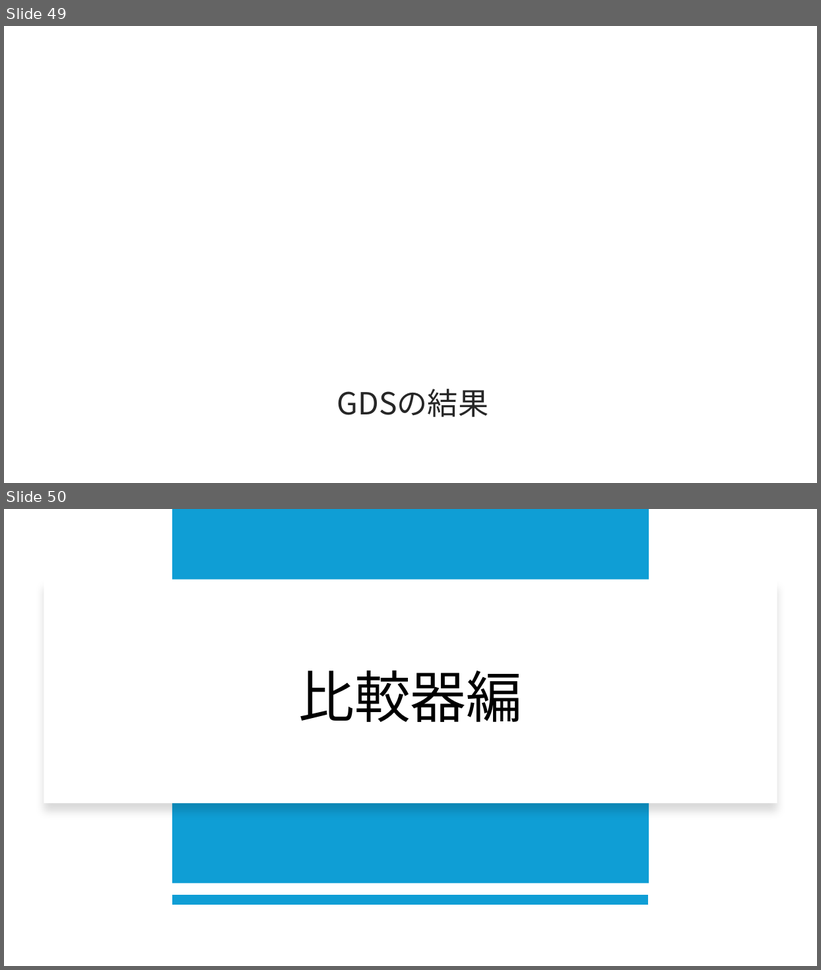
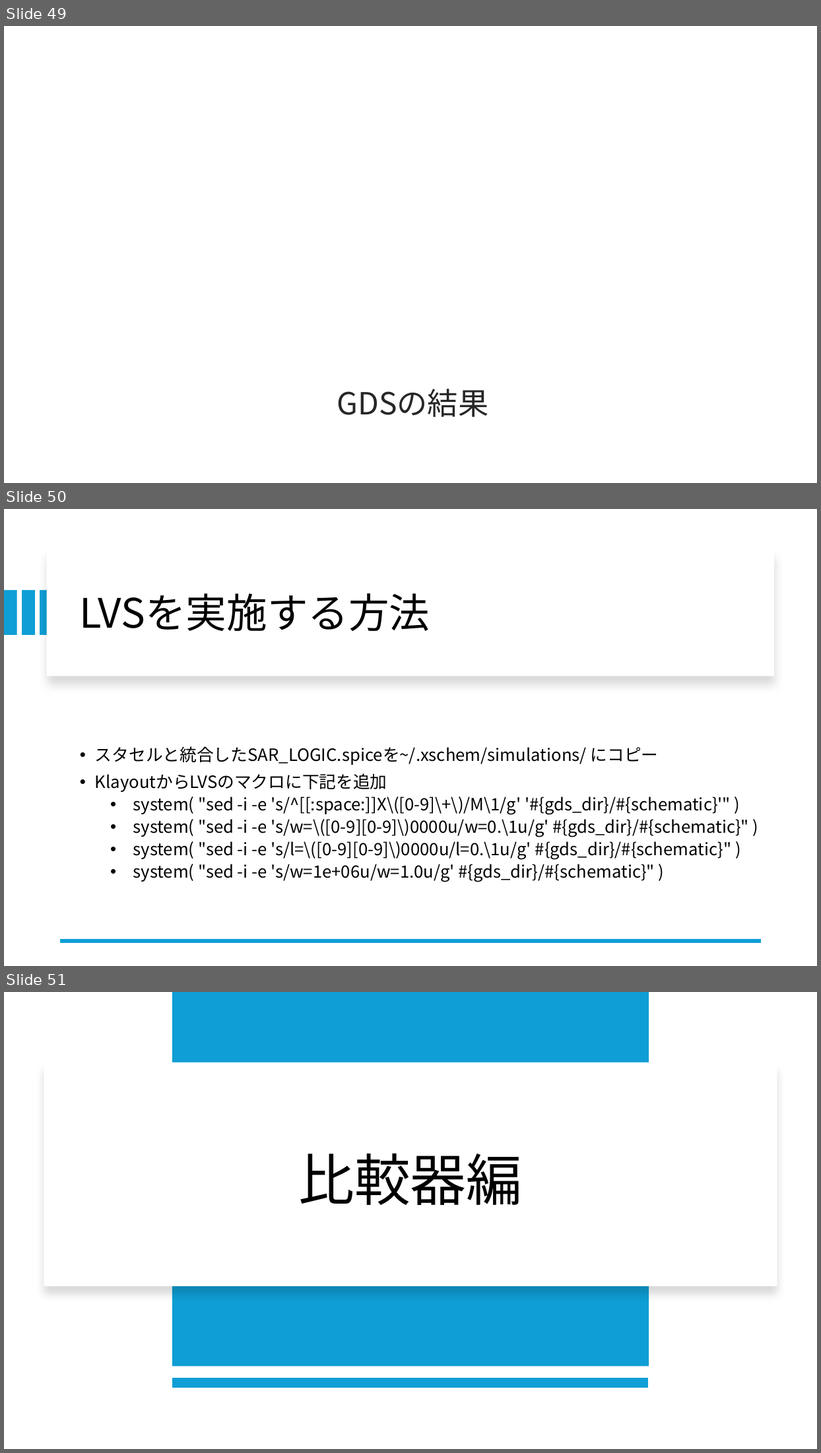
Before and after one commit to ishi-kai/openmpw-transistor-level-examples, a slide deck: SKY130/docs/SAR-ADC_SKY130.pptx. Shown one above the other, each under a label of ours: slides 49 and 50 before the commit, slides 49, 50 and 51 after it. The pictures are 821x970 and 821x1453 pixels, drawn with LibreOffice and Linux fonts; fonts in the diff are those of the drawing; background and template pictures are left out. Boxes give left, top, right and bottom in pixels: in the first picture for what was removed or moved away, otherwise in the second. Text is boxed around its words. In the diff, an @@ line names an element or a change of style, - is before the commit and + after.

```diff
--- a/SKY130/docs/SAR-ADC_SKY130.pptx
+++ b/SKY130/docs/SAR-ADC_SKY130.pptx
@@ slide 50 added at [4,509,817,966], background #FFFFFF @@
@@ rectangle added at [47,550,774,676], fill #FFFFFF @@
@@ rectangle added at [4,590,17,635], fill #0F9ED5 @@
@@ rectangle added at [22,590,34,635], fill #0F9ED5 @@
@@ rectangle added at [40,590,53,635], fill #0F9ED5 @@
@@ title added at [80,593,430,631], 48 pt, text #000000 @@
+LVSを実施する方法
@@ text added at [95,747,749,883], 20 pt, text #000000 @@
+• スタセルと統合したSAR_LOGIC.spiceを~/.xschem/simulations/ にコピー
+• KlayoutからLVSのマクロに下記を追加
+  • system( "sed -i -e 's/^[[:space:]]X\([0-9]\+\)/M\1/g' '#{gds_dir}/#{schematic}'" )
+  • system( "sed -i -e 's/w=\([0-9][0-9]\)0000u/w=0.\1u/g' #{gds_dir}/#{schematic}" )
+  • system( "sed -i -e 's/l=\([0-9][0-9]\)0000u/l=0.\1u/g' #{gds_dir}/#{schematic}" )
+  • system( "sed -i -e 's/w=1e+06u/w=1.0u/g' #{gds_dir}/#{schematic}" )
@@ line added from (762, 941) to (60, 941), #0F9ED5 4.5 pt @@
@@ what was slide 50 is now slide 51 @@
```
Also in this commit, not shown: 2 slides changed, 9 other files.
